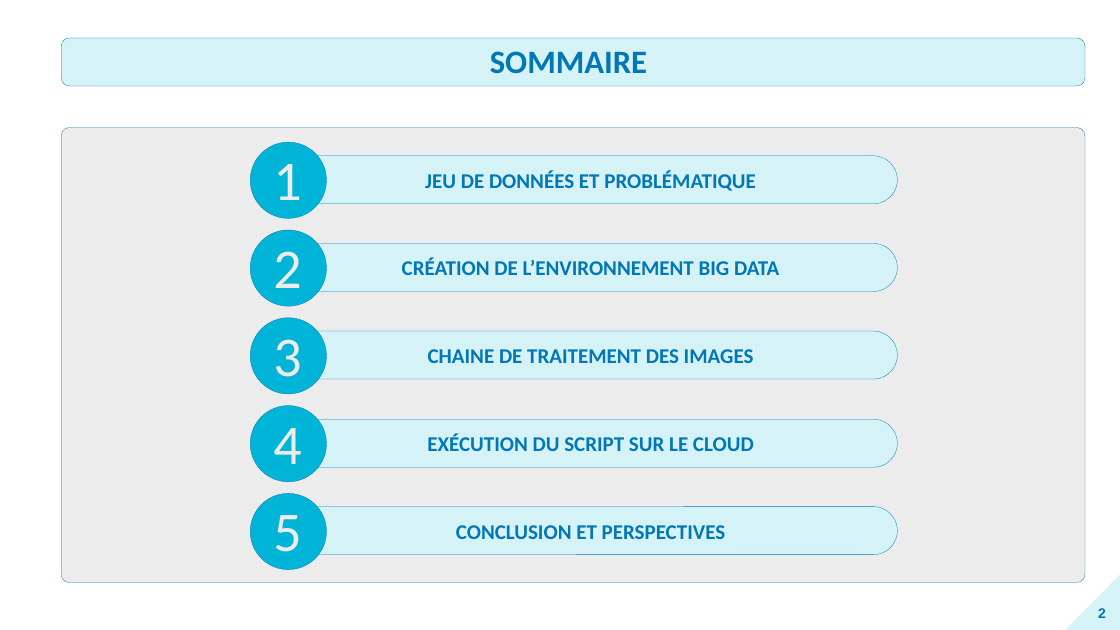
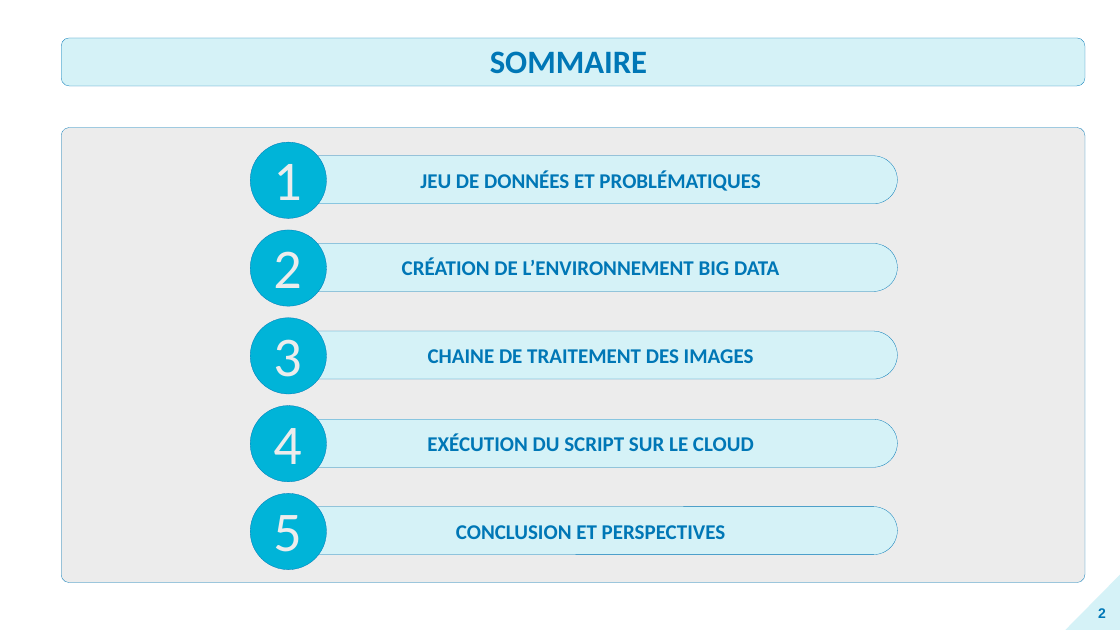
Before and after one commit to BiGHeaDMaX/Extraction-features-avec-Spark, a slide deck: slide 2 of 03 - Présentation.pptx. Drawn at 1120x630 pixels with LibreOffice and Linux fonts; fonts in the diff are those of the drawing. Boxes give left, top, right and bottom in pixels: in the first picture for what was removed or moved away, otherwise in the second. Text is boxed around its words. In the diff, an @@ line names an element or a change of style, - is before the commit and + after.

```diff
--- a/03 - Présentation.pptx
+++ b/03 - Présentation.pptx
@@ text in rounded rectangle at [420, 170, 760, 191]: text changed @@
-JEU DE DONNÉES ET PROBLÉMATIQUE
+JEU DE DONNÉES ET PROBLÉMATIQUES
```
Also in this commit, not shown: 4 other slides changed.
